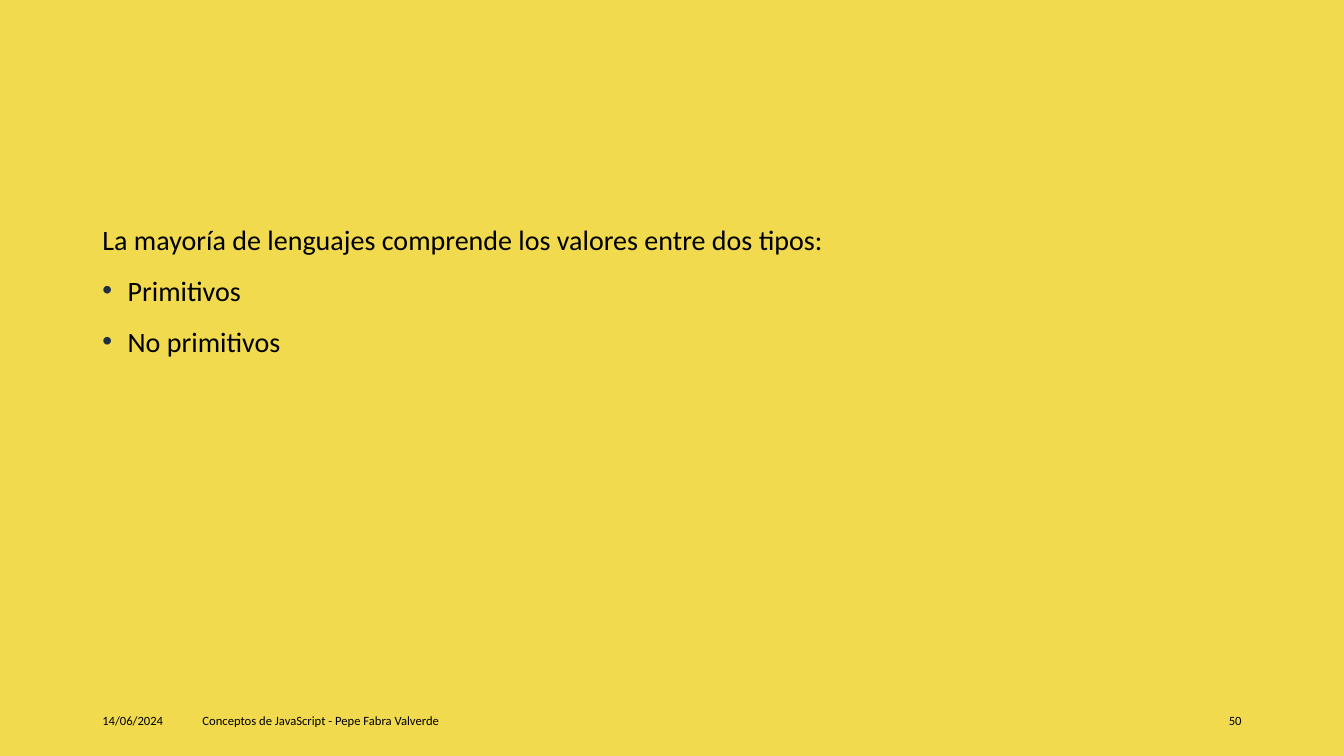
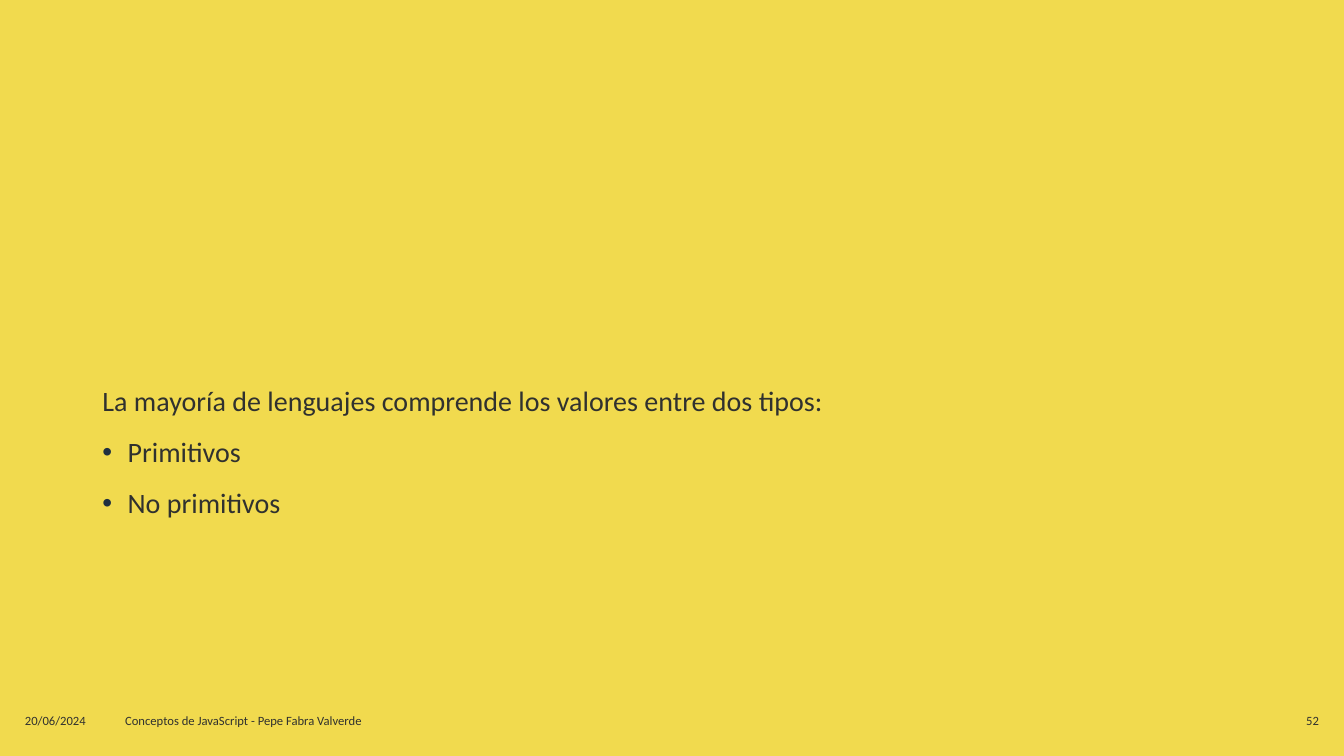
Before and after one commit to jofaval/talks-about, a slide deck: slide 52 of concepts-of-js/conceps-of-js.es.pptx (slide 50 before the commit). Drawn at 1344x756 pixels with LibreOffice and Linux fonts; fonts in the diff are those of the drawing. Boxes give left, top, right and bottom in pixels: in the first picture for what was removed or moved away, otherwise in the second. Text is boxed around its words. In the diff, an @@ line names an element or a change of style, - is before the commit and + after.

```diff
--- a/concepts-of-js/conceps-of-js.es.pptx
+++ b/concepts-of-js/conceps-of-js.es.pptx
@@ text "La mayoría de lenguajes comprende ...": place and size @@
-text "La mayoría de lenguajes comprende ..." at box(102, 230, 823, 357)
+text "La mayoría de lenguajes comprende ..." at box(102, 391, 823, 518)
@@ text "La mayoría de lenguajes comprende ..." at box(102, 391, 823, 518): text colour #000000 to #30312F @@
@@ text at box(25, 716, 86, 726): text changed; text colour #000000 to #30312F @@
-14/06/2024
+20/06/2024
@@ text "Conceptos de JavaScript - Pepe ..." at box(125, 716, 361, 727): text colour #000000 to #30312F @@
@@ text "Conceptos de JavaScript - Pepe ...": place and size @@
-text "Conceptos de JavaScript - Pepe ..." at box(202, 716, 439, 727)
+text "Conceptos de JavaScript - Pepe ..." at box(125, 716, 361, 727)
@@ page number removed at box(1229, 717, 1242, 725) @@
-50
@@ page number added at box(1306, 717, 1319, 725), 9 pt, text #30312F @@
+52
```
Also in this commit, not shown: 119 other slides changed, 12 slides added, 10 slides removed, 21 other files.
